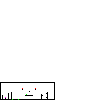
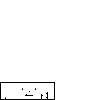
Layers edited between the first and the second 100px x 100px image:
painted on "movementTest.png" over [2, 92, 30, 100]
